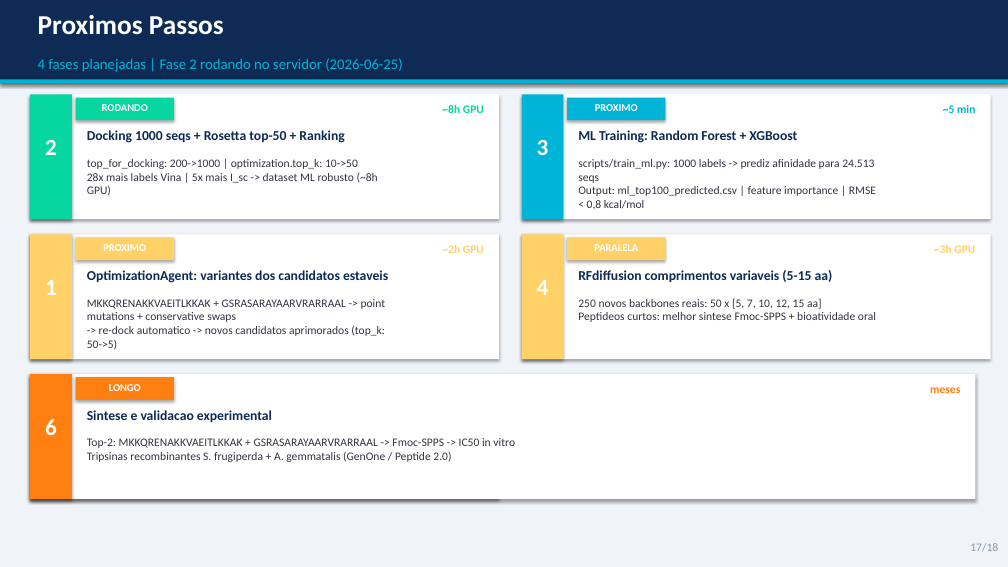
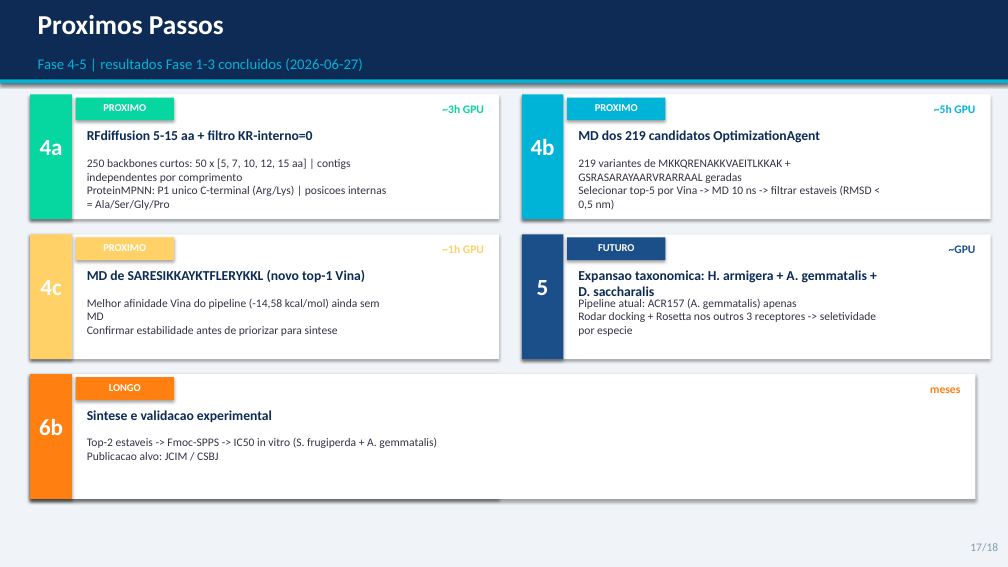
Before and after one commit to eulaliobqi/design-inibidores, a slide deck: slide 17 of apresentacao_design_inibidores.pptx. Drawn at 1008x567 pixels with LibreOffice and Linux fonts; fonts in the diff are those of the drawing. Boxes give left, top, right and bottom in pixels: in the first picture for what was removed or moved away, otherwise in the second. Text is boxed around its words. In the diff, an @@ line names an element or a change of style, - is before the commit and + after.

Commit message:
docs: artigo + slides atualizados — Fase 1-3 concluída (2026-06-27)
- Docking 880 poses: novo top-1 SARESIKKAYKTFLERYKKL (-14,58 kcal/mol)
- Ranking: SARESIKKAYKTFLERYKKL score=0,748
- ML: RF RMSE=0,514, 24.513 predicoes
- Cleavage: 0/20 resistentes (top-20 ranking)
- Specificity: 20/20 aprovados vs 1TRN + A0A7M7MMI1 (Apis)
- Seção 3.9 ML adicionada; 3.11 Especificidade expandida
- Slides 10,17,18 atualizados com dados reais

```diff
--- a/apresentacao_design_inibidores.pptx
+++ b/apresentacao_design_inibidores.pptx
@@ text at bbox=[38, 58, 363, 71]: text changed @@
-4 fases planejadas | Fase 2 rodando no servidor (2026-06-25)
+Fase 4-5 | resultados Fase 1-3 concluidos (2026-06-27)
@@ text at bbox=[103, 104, 146, 111]: text changed @@
-RODANDO
+PROXIMO
@@ text at bbox=[442, 105, 484, 113]: text changed @@
-~8h GPU
+~3h GPU
@@ text at bbox=[934, 105, 975, 113]: text changed @@
-~5 min
+~5h GPU
@@ text at bbox=[40, 140, 63, 155]: text changed @@
-2
+4a
@@ text at bbox=[87, 130, 312, 140]: text changed @@
-Docking 1000 seqs + Rosetta top-50 + Ranking
+RFdiffusion 5-15 aa + filtro KR-interno=0
@@ text at bbox=[531, 138, 555, 155]: text changed @@
-3
+4b
@@ text at bbox=[578, 130, 820, 143]: text changed @@
-ML Training: Random Forest + XGBoost
+MD dos 219 candidatos OptimizationAgent
@@ text at bbox=[87, 158, 386, 210]: text changed @@
-top_for_docking: 200->1000 | optimization.top_k: 10->50
-28x mais labels Vina | 5x mais I_sc -> dataset ML robusto (~8h GPU)
+250 backbones curtos: 50 x [5, 7, 10, 12, 15 aa] | contigs independentes por comprimento
+ProteinMPNN: P1 unico C-terminal (Arg/Lys) | posicoes internas = Ala/Ser/Gly/Pro
@@ text at bbox=[578, 159, 872, 210]: text changed @@
-scripts/train_ml.py: 1000 labels -> prediz afinidade para 24.513 seqs
-Output: ml_top100_predicted.csv | feature importance | RMSE < 0,8 kcal/mol
+219 variantes de MKKQRENAKKVAEITLKKAK + GSRASARAYAARVRARRAAL geradas
+Selecionar top-5 por Vina -> MD 10 ns -> filtrar estaveis (RMSD < 0,5 nm)
@@ rectangle at bbox=[522, 234, 563, 359]: fill #FFD166 to #1A4F8A @@
@@ rectangle at bbox=[567, 237, 665, 260]: fill #FFD166 to #1A4F8A @@
@@ text at bbox=[598, 244, 635, 251]: text changed @@
-PARALELA
+FUTURO
@@ text at bbox=[949, 245, 976, 253]: text changed; text colour #FFD166 to #1A4F8A @@
-~3h GPU
+~GPU
@@ text at bbox=[40, 280, 61, 295]: text changed @@
-1
+4c
@@ text at bbox=[87, 270, 365, 282]: text changed @@
-OptimizationAgent: variantes dos candidatos estaveis
+MD de SARESIKKAYKTFLERYKKL (novo top-1 Vina)
@@ text at bbox=[87, 299, 380, 336]: text changed @@
-MKKQRENAKKVAEITLKKAK + GSRASARAYAARVRARRAAL -> point mutations + conservative swaps
--> re-dock automatico -> novos candidatos aprimorados (top_k: 50->5)
+Melhor afinidade Vina do pipeline (-14,58 kcal/mol) ainda sem MD
+Confirmar estabilidade antes de priorizar para sintese
@@ text at bbox=[537, 280, 549, 295]: text changed @@
-4
+5
@@ text at bbox=[578, 270, 867, 301]: text changed @@
-RFdiffusion comprimentos variaveis (5-15 aa)
+Expansao taxonomica: H. armigera + A. gemmatalis + D. saccharalis
@@ text at bbox=[578, 298, 876, 336]: text changed @@
-250 novos backbones reais: 50 x [5, 7, 10, 12, 15 aa]
-Peptideos curtos: melhor sintese Fmoc-SPPS + bioatividade oral
+Pipeline atual: ACR157 (A. gemmatalis) apenas
+Rodar docking + Rosetta nos outros 3 receptores -> seletividade por especie
@@ text at bbox=[39, 418, 63, 435]: text changed @@
-6
+6b
@@ text at bbox=[40, 418, 63, 435]: text changed @@
-5
+6a
@@ text at bbox=[87, 437, 437, 460]: text changed @@
-Top-2: MKKQRENAKKVAEITLKKAK + GSRASARAYAARVRARRAAL -> Fmoc-SPPS -> IC50 in vitro
-Tripsinas recombinantes S. frugiperda + A. gemmatalis (GenOne / Peptide 2.0)
+Top-2 estaveis -> Fmoc-SPPS -> IC50 in vitro (S. frugiperda + A. gemmatalis)
+Publicacao alvo: JCIM / CSBJ
```
Also in this commit, not shown: 1 other slide changed, 1 slide added, 1 slide removed, 2 other files.
